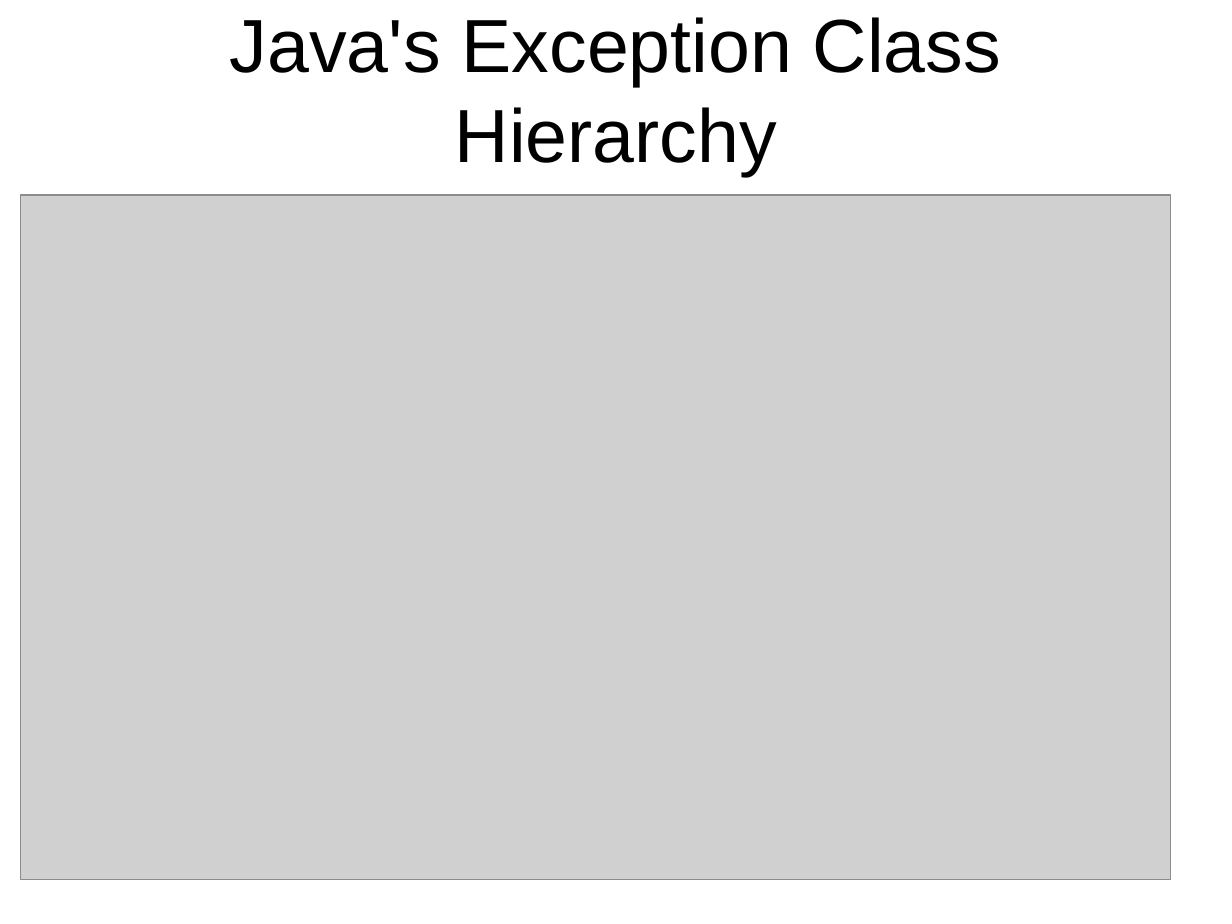
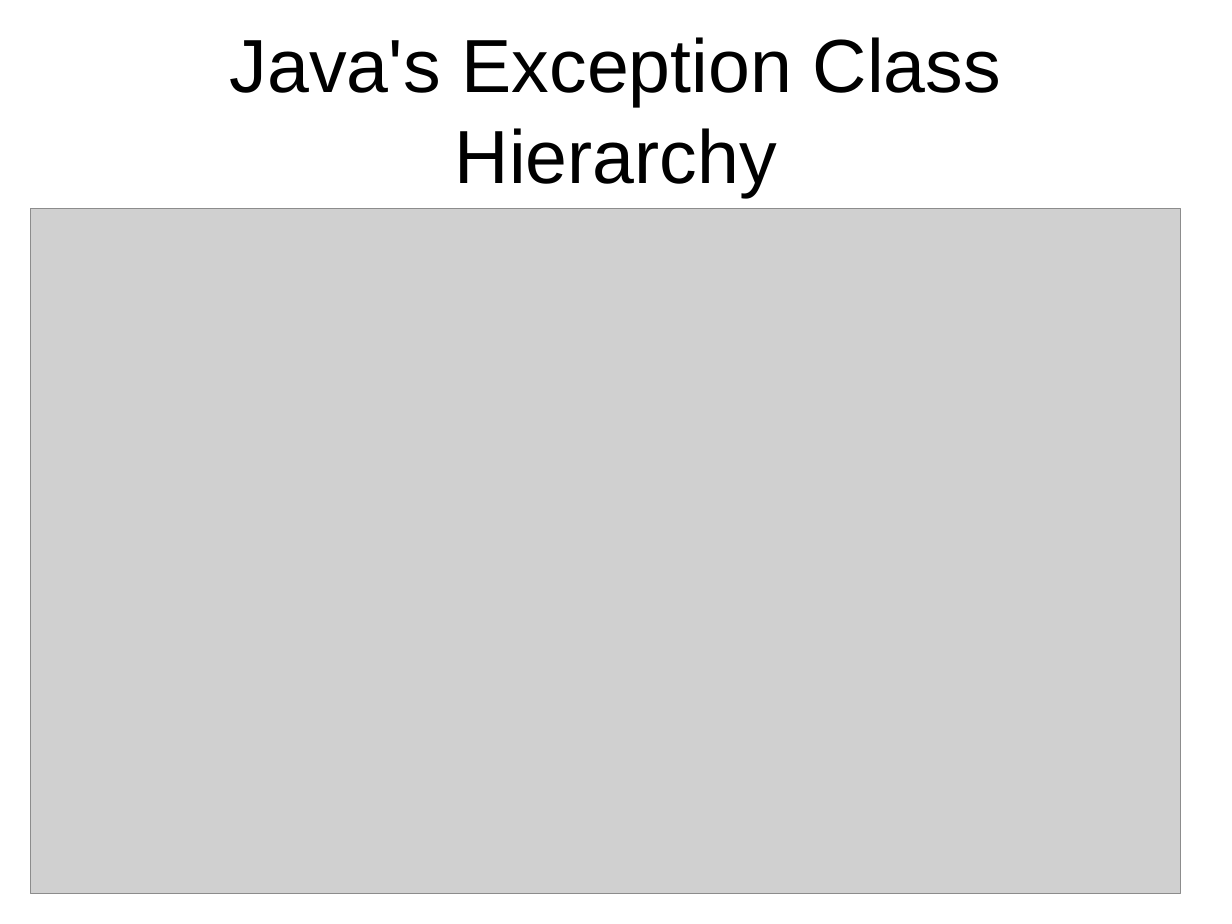
Before and after one commit to octaviordz/zjnu2017.github.io, a slide deck: slide 19 of OOP/lectures/060--Internal.Classes.and.Exceptions.pptx (slide 18 before the commit). Drawn at 1232x924 pixels with LibreOffice and Linux fonts; fonts in the diff are those of the drawing; grey boxes stand for pictures. Boxes give left, top, right and bottom in pixels: in the first picture for what was removed or moved away, otherwise in the second. Text is boxed around its words. In the diff, an @@ line names an element or a change of style, - is before the commit and + after.

```diff
--- a/OOP/lectures/060--Internal.Classes.and.Exceptions.pptx
+++ b/OOP/lectures/060--Internal.Classes.and.Exceptions.pptx
@@ title "Java's Exception Class Hierarchy": place and size @@
-title "Java's Exception Class Hierarchy" at [230,17,1001,176]
+title "Java's Exception Class Hierarchy" at [230,37,1001,197]
@@ picture: place and size @@
-picture at [21,195,1170,880]
+picture at [31,208,1180,893]
```
Also in this commit, not shown: 24 other slides changed, 1 slide added, 2 other files.
